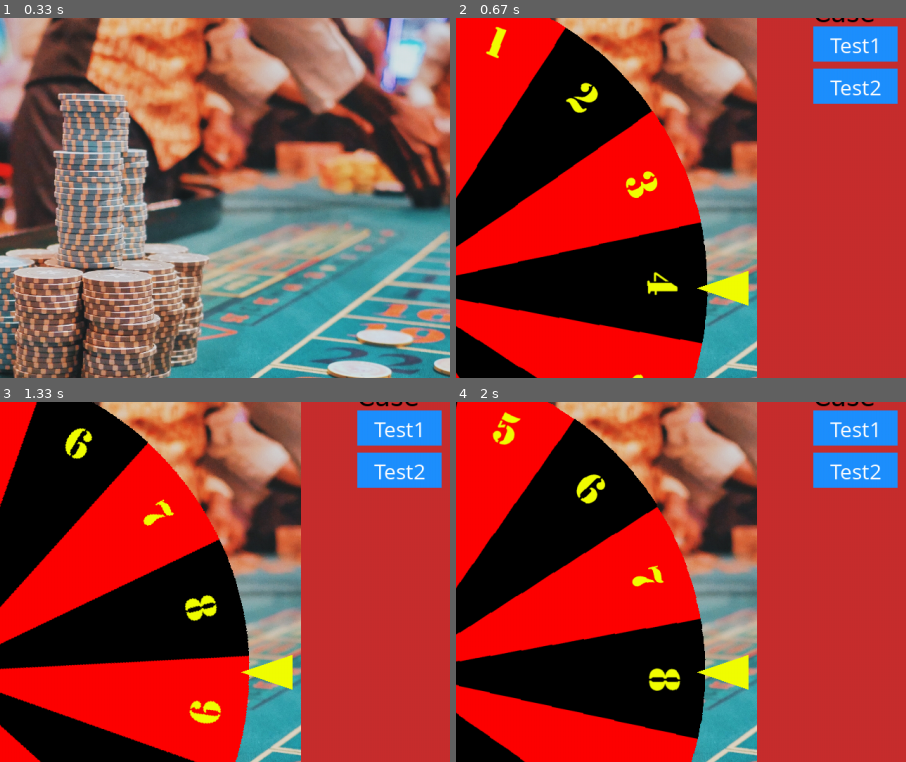
Above: before the commit, frames 1-4 (two rows, left to right).
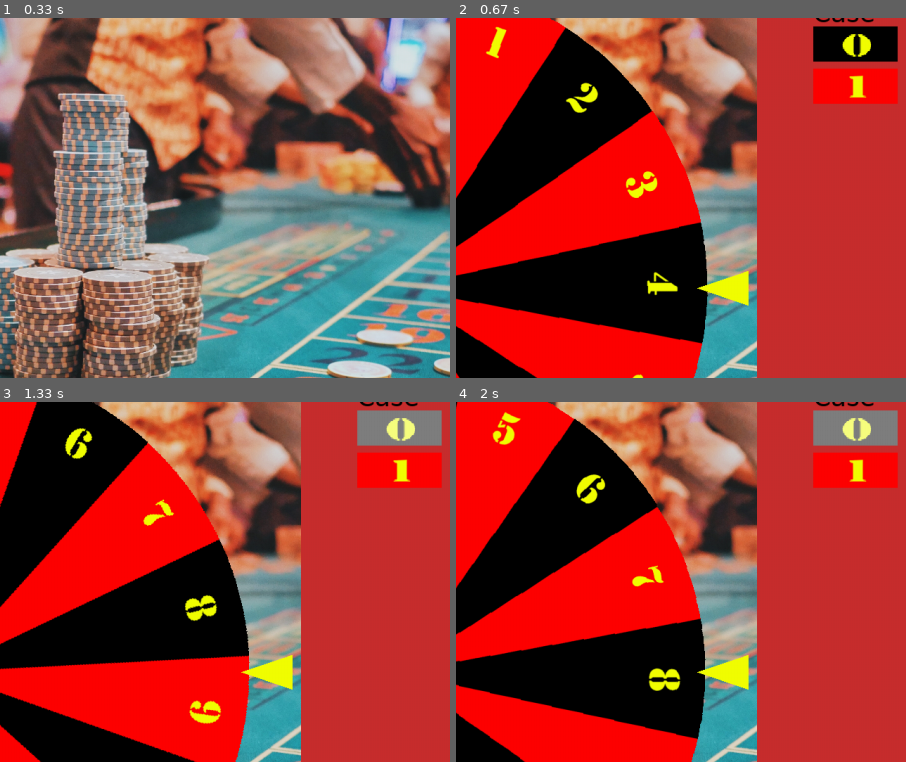
Above: after the commit, the same moments.

Repository: mehradn7/cryptocasino
Game: pygame game, started from main.py
The game is run twice, just before and just after one commit, with the same random seed, the same clock (stepped at 60 frames per second) and the same inputs.
Inputs (mouse positions are % of the whole screen's width and height, from its top left):
- Up to frame 1 (0.33 s): no input
- Up to frame 2 (0.67 s): tap F1 at 0.33 s
- Up to frame 3 (1.33 s): press the mouse at (91, 16) at 0.7 s; move the mouse to (83, 16) at 0.8 s; release the mouse at (75, 17) at 0.93 s; tap Space at 1.1 s
- Up to frame 4 (2 s): tap Space at 1.73 s
The pictures show only the part of the screen within x 47-97%, y 12-62%; the shares and areas given below are measured in that part.

Frame 1 is identical in both runs. In frame 2, 3.8% of the frame differs, in the area x 79-99%, y 2-24%; in frame 3, 3.8%; in frame 4, 3.8%.

Commit message:
added images to buttons + cleaned button class

Diff:
--- a/button.py
+++ b/button.py
@@ -1,36 +1,18 @@
-import pygame as pg
+import pygame
 
-pg.init()
-FONT = pg.font.SysFont('Comic Sans MS', 32)
-# Default button images/pygame.Surfaces.
-IMAGE_NORMAL = pg.Surface((100, 32))
-IMAGE_NORMAL.fill(pg.Color('dodgerblue1'))
-IMAGE_HOVER = pg.Surface((100, 32))
-IMAGE_HOVER.fill(pg.Color('lightskyblue'))
-IMAGE_DOWN = pg.Surface((100, 32))
-IMAGE_DOWN.fill(pg.Color('aquamarine1'))
-
-class Button(pg.sprite.Sprite):
+class Button(pygame.sprite.Sprite):
     def __init__(self, x, y, width, height, callback,
-                 font=FONT, text='', text_color=(0, 0, 0),
-                 image_normal=IMAGE_NORMAL, image_hover=IMAGE_HOVER,
-                 image_down=IMAGE_DOWN):
+                 image_normal, image_hover,
+                 image_down):
 
         super().__init__()
 
-        self.image_normal = pg.transform.scale(image_normal, (width, height))
-        self.image_hover = pg.transform.scale(image_hover, (width, height))
-        self.image_down = pg.transform.scale(image_down, (width, height))
+        self.image_normal = pygame.transform.scale(image_normal, (width, height))
+        self.image_hover = pygame.transform.scale(image_hover, (width, height))
+        self.image_down = pygame.transform.scale(image_down, (width, height))
 
         self.image = self.image_normal  # The currently active image.
         self.rect = self.image.get_rect(topleft=(x, y))
-        # To center the text rect.
-        image_center = self.image.get_rect().center
-        text_surf = font.render(text, True, text_color)
-        text_rect = text_surf.get_rect(center=image_center)
-        # Blit the text onto the images.
-        for image in (self.image_normal, self.image_hover, self.image_down):
-            image.blit(text_surf, text_rect)
 
         # This function will be called when the button gets pressed.
         self.callback = callback
@@ -38,17 +20,18 @@
 
 
     def handle_event(self, event):
-        if event.type == pg.MOUSEBUTTONDOWN:
+        if event.type == pygame.MOUSEBUTTONDOWN:
             if self.rect.collidepoint(event.pos):
                 self.image = self.image_down
+                self.callback()  # Call the function.
                 self.button_down = True
-        elif event.type == pg.MOUSEBUTTONUP:
+        elif event.type == pygame.MOUSEBUTTONUP:
             # If the rect collides with the mouse pos.
             if self.rect.collidepoint(event.pos) and self.button_down:
                 self.callback()  # Call the function.
                 self.image = self.image_hover
             self.button_down = False
-        elif event.type == pg.MOUSEMOTION:
+        elif event.type == pygame.MOUSEMOTION:
             collided = self.rect.collidepoint(event.pos)
             if collided and not self.button_down:
                 self.image = self.image_hover
--- a/events.py
+++ b/events.py
@@ -32,3 +32,10 @@
             self.windowManager.roll(nextValue)
             pygame.time.wait(100)
             self.state = "Roulette"
+
+        if (event.type == pygame.MOUSEBUTTONDOWN):
+            for button  in self.windowManager.all_sprites.sprites():
+                if (button.rect.collidepoint(event.pos)):
+                    button.handle_event(event)
+                    self.windowManager.all_sprites.draw(self.windowManager.window)
+                    pygame.display.flip()
--- a/interface.py
+++ b/interface.py
@@ -24,7 +24,15 @@
         self.wheel = Wheel()
         self.wheelAngle = 0
         self.arrow = pygame.transform.scale(pygame.image.load(image_arrow).convert_alpha(), (arrowSide*3 //2 ,arrowSide))
-        self.all_sprites = pg.sprite.Group()
+        self.all_sprites = pygame.sprite.Group()
+        self.list_images_up = []
+        self.list_images_down = []
+
+        for i in range(16):
+            self.list_images_up.append(pygame.transform.scale(pygame.image.load(images_up[i]).convert_alpha(), (100,32)))
+            self.list_images_down.append(pygame.transform.scale(pygame.image.load(images_down[i]).convert_alpha(), (100,32)))
+
+
 
 
     def initMainMenu(self):
@@ -33,7 +41,22 @@
         pygame.display.flip()
 
     def initSideMenu(self):
+        # create button sprites
+
+        start_button = Button(
+            height + 80, 140, 120, 50, self.testCallback,
+            self.list_images_up[0], self.list_images_down[0], self.list_images_down[0])
+        # If you don't pass images, the default images will be used.
+        quit_button = Button(
+            height + 80, 200, 120, 50, self.testCallback,
+            self.list_images_up[1], self.list_images_down[1], self.list_images_down[1])
+
+
+        self.all_sprites.add(start_button, quit_button)
+
+
         self.blitSideMenu()
+
         pygame.display.flip()
 
     def blitSideMenu(self, gain = 100):
@@ -52,19 +75,6 @@
         self.window.blit(miseLabel, (height + 80,5*height/8 ))
         launchButton = pygame.image.load(image_launchbutton).convert_alpha()
         self.window.blit(launchButton, (height + 5,7*height/8))
-
-        # test button sprites
-
-        start_button = Button(
-            height + 80, 140, 120, 50, self.testCallback,
-            FONT, 'Test1', (255, 255, 255),
-            IMAGE_NORMAL, IMAGE_HOVER, IMAGE_DOWN)
-        # If you don't pass images, the default images will be used.
-        quit_button = Button(
-            height + 80, 200, 120, 50, self.testCallback,
-            FONT, 'Test2', (255, 255, 255))
-
-        self.all_sprites.add(start_button, quit_button)
 
         self.all_sprites.draw(self.window)
 
